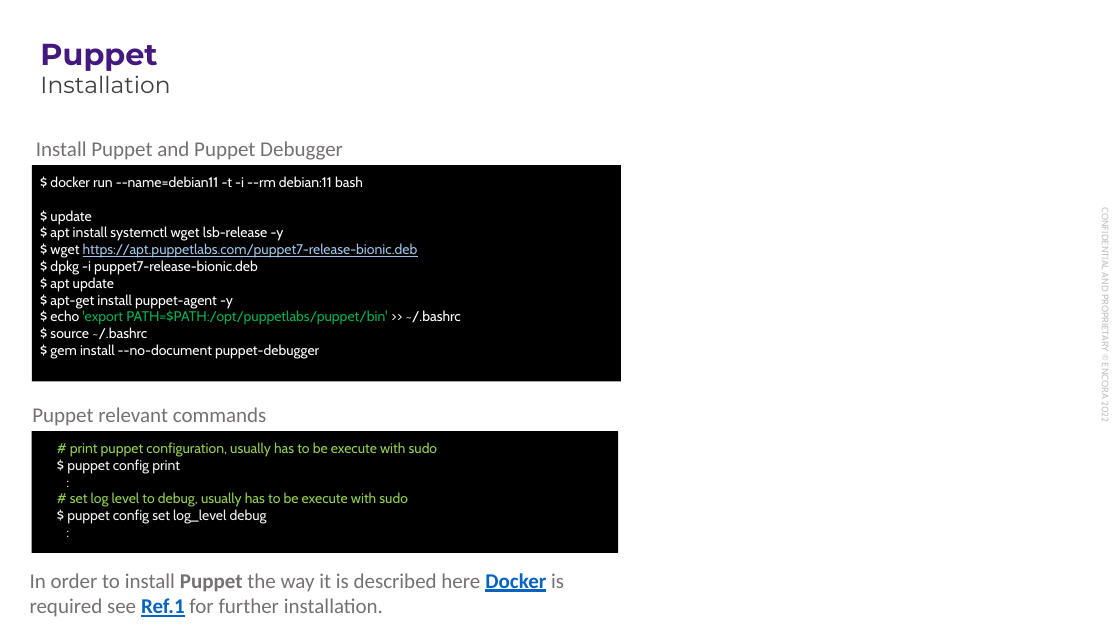
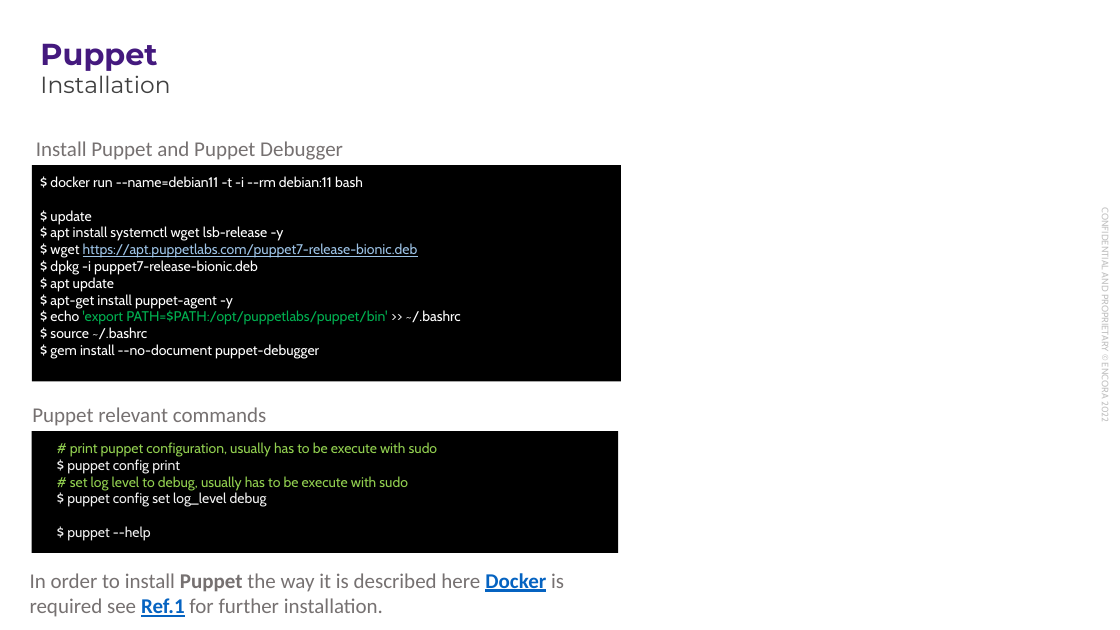
Before and after one commit to enogrob/presentation-puppet-debugger, a slide deck: slide 7 of docs/presentation-puppet-debugger.pptx. Drawn at 1120x630 pixels with LibreOffice and Linux fonts; fonts in the diff are those of the drawing; background and template pictures are left out. Boxes give left, top, right and bottom in pixels: in the first picture for what was removed or moved away, otherwise in the second. Text is boxed around its words. In the diff, an @@ line names an element or a change of style, - is before the commit and + after.

```diff
--- a/docs/presentation-puppet-debugger.pptx
+++ b/docs/presentation-puppet-debugger.pptx
@@ text in rectangle at (67,442,438,541): text changed @@
-# print puppet configuration, usually has to be execute with sudo
-$ puppet config print
-:
-# set log level to debug, usually has to be execute with sudo
-$ puppet config set log_level debug
-:
+# print puppet configuration, usually has to be execute with sudo
+$ puppet config print
+# set log level to debug, usually has to be execute with sudo
+$ puppet config set log_level debug
+$ puppet --help
```
Also in this commit, not shown: 2 other slides changed, 1 slide added, 4 other files.
